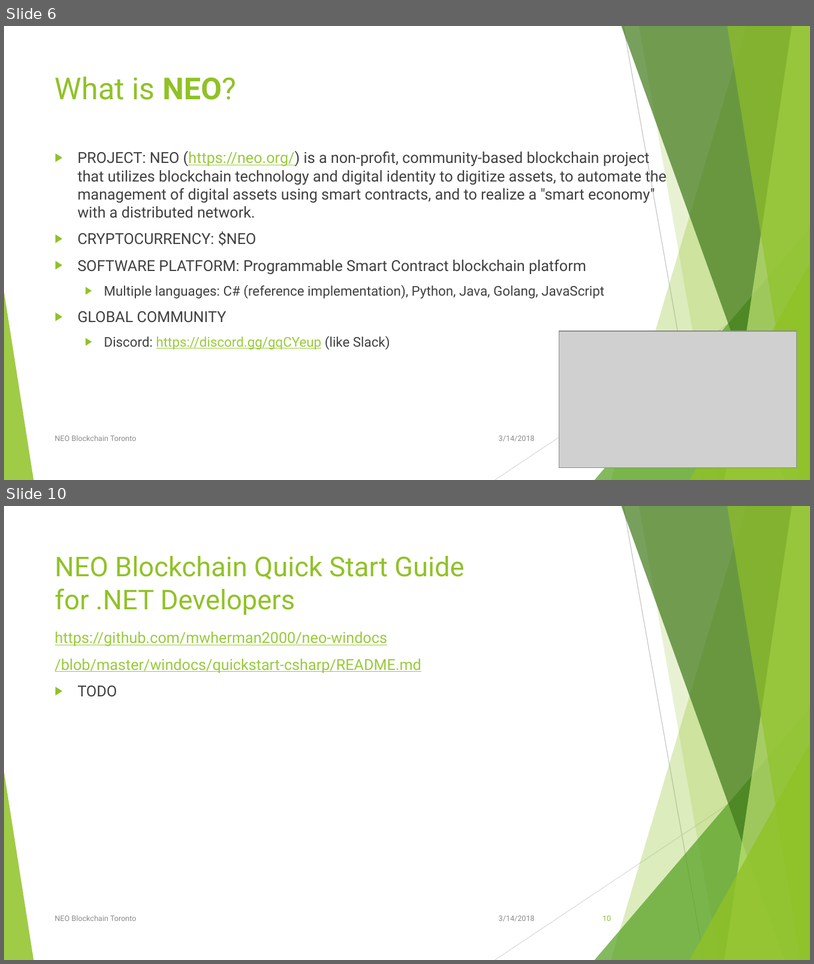
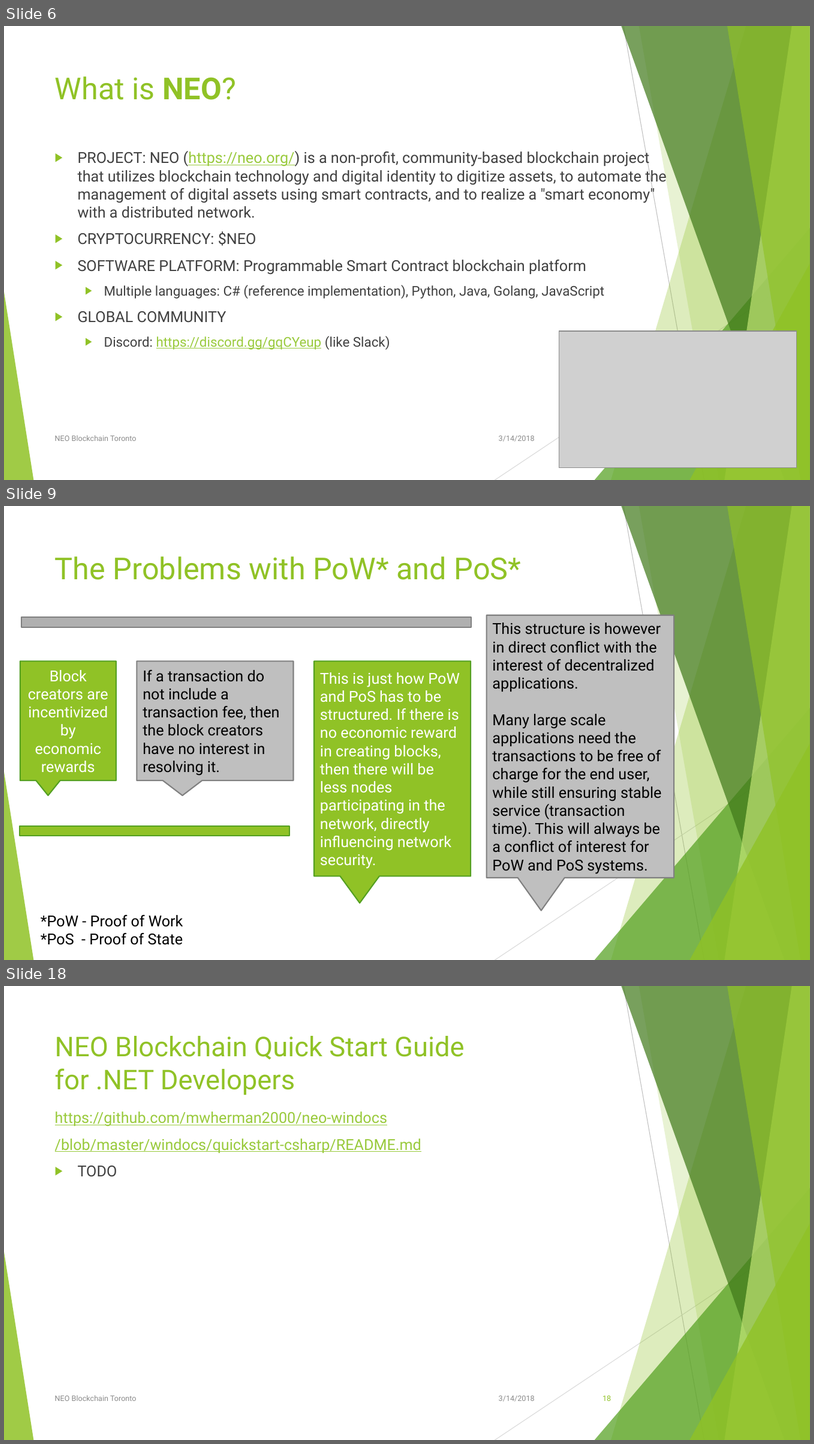
Before and after one commit to mwherman2000/neo-windocs, a slide deck: events/2018-neo-blockchain-toronto/NEO Blockchain-Toronto-20180314 Meetup.pptx. Shown one above the other, each under a label of ours: slides 6 and 10 before the commit, slides 6, 9 and 18 after it; the slides between them are not shown. The pictures are 814x964 and 814x1444 pixels, drawn with LibreOffice and Linux fonts; fonts in the diff are those of the drawing; grey boxes stand for pictures. Boxes give left, top, right and bottom in pixels: in the first picture for what was removed or moved away, otherwise in the second. Text is boxed around its words. In the diff, an @@ line names an element or a change of style, - is before the commit and + after.

```diff
--- a/events/2018-neo-blockchain-toronto/NEO Blockchain-Toronto-20180314 Meetup.pptx
+++ b/events/2018-neo-blockchain-toronto/NEO Blockchain-Toronto-20180314 Meetup.pptx
@@ slide 9 added at bbox=[4, 506, 810, 960], background #FFFFFF; not listed: 10 template elements that a slide beside it also shows @@
@@ title added at bbox=[55, 556, 522, 580], 36 pt, text #90C226 @@
+The Problems with PoW* and PoS*
@@ math minus added at bbox=[4, 608, 552, 636], fill #B0B0B0, outline #808080 1.5 pt @@
@@ speech box added at bbox=[487, 615, 674, 877], fill #BFBFBF, outline #808080 1.5 pt, 18 pt, text #000000 @@
+This structure is however in direct conflict with the interest of decentralized applications.
+Many large scale applications need the transactions to be free of charge for the end user, while still ensuring stable service (transaction time). This will always be a conflict of interest for PoW and PoS systems.
@@ speech box added at bbox=[20, 661, 117, 780], fill #90C226, outline #54A021 1.5 pt, 18 pt, text #FFFFFF @@
+Block creators are incentivized by economic rewards
@@ speech box added at bbox=[137, 661, 294, 780], fill #BFBFBF, outline #808080 1.5 pt, 18 pt, text #000000 @@
+If a transaction do not include a transaction fee, then the block creators have no interest in resolving it.
@@ speech box added at bbox=[314, 661, 471, 876], fill #90C226, outline #54A021 1.5 pt, 18 pt, text #FFFFFF @@
+This is just how PoW and PoS has to be structured. If there is no economic reward in creating blocks, then there will be less nodes participating in the network, directly influencing network security.
@@ math minus added at bbox=[4, 810, 339, 851], fill #90C226, outline #54A021 1.5 pt @@
@@ text added at bbox=[41, 915, 183, 945], 18 pt, text #000000 @@
+*PoW - Proof of Work
+*PoS - Proof of State
@@ what was slide 10 is now slide 18 @@
@@ page number at bbox=[603, 1395, 611, 1401]: text changed @@
-10
+18
```
Also in this commit, not shown: 2 slides changed, 8 other slides added, 1 slide removed.
